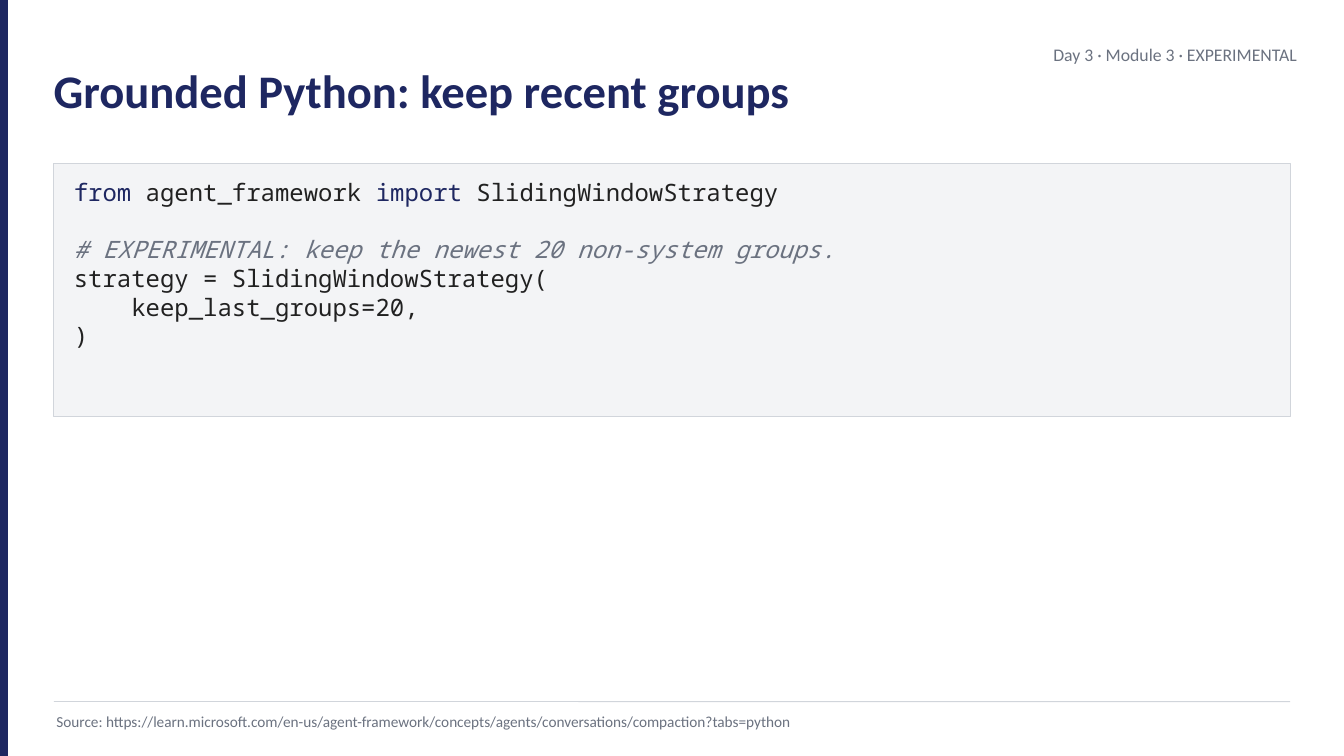
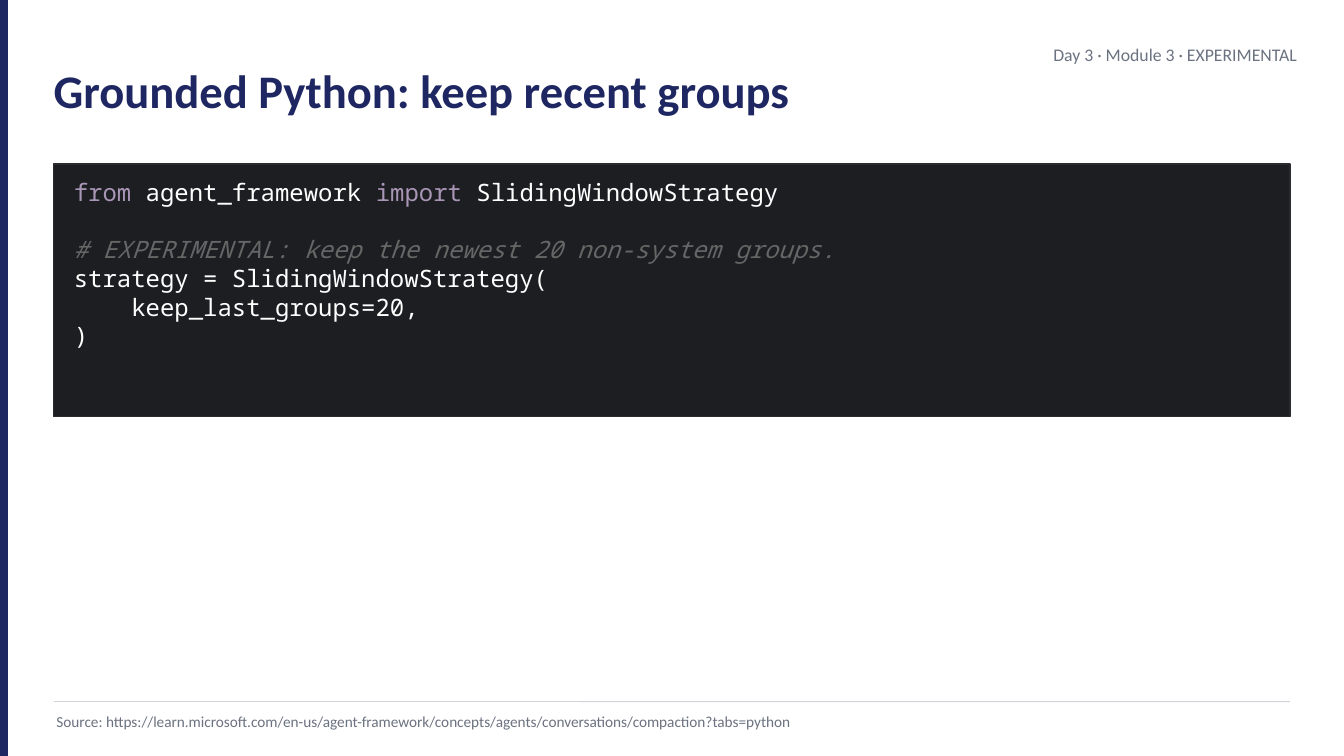
Before and after one commit to JimPiquant/Building-AI-Apps-and-Agents, a slide deck: slide 5 of decks/day3/module-3-compaction.pptx. Drawn at 1344x756 pixels with LibreOffice and Linux fonts; fonts in the diff are those of the drawing. Boxes give left, top, right and bottom in pixels: in the first picture for what was removed or moved away, otherwise in the second. Text is boxed around its words. In the diff, an @@ line names an element or a change of style, - is before the commit and + after.

```diff
--- a/decks/day3/module-3-compaction.pptx
+++ b/decks/day3/module-3-compaction.pptx
@@ rectangle at (54, 164, 1290, 417): fill #F3F4F6 to #1D1E22; outline #D1D5DB 0.5 pt to #2A2B2E 0.75 pt @@
@@ text "from agent_framework import SlidingWindowStrategy # ..." at (74, 182, 836, 322): text colour #1E2761 to #A996B6 in "from import"; text colour #212121 to #FFFFFF in "agent_framework SlidingWindowStrategy", "strategy = SlidingWindowStrategy(", "keep_last_groups=20,", ")"; text colour #6B7280 to #666666 in "# EXPERIMENTAL: keep the newest 20 non-system ..." @@
```
Also in this commit, not shown: 9 other files.
